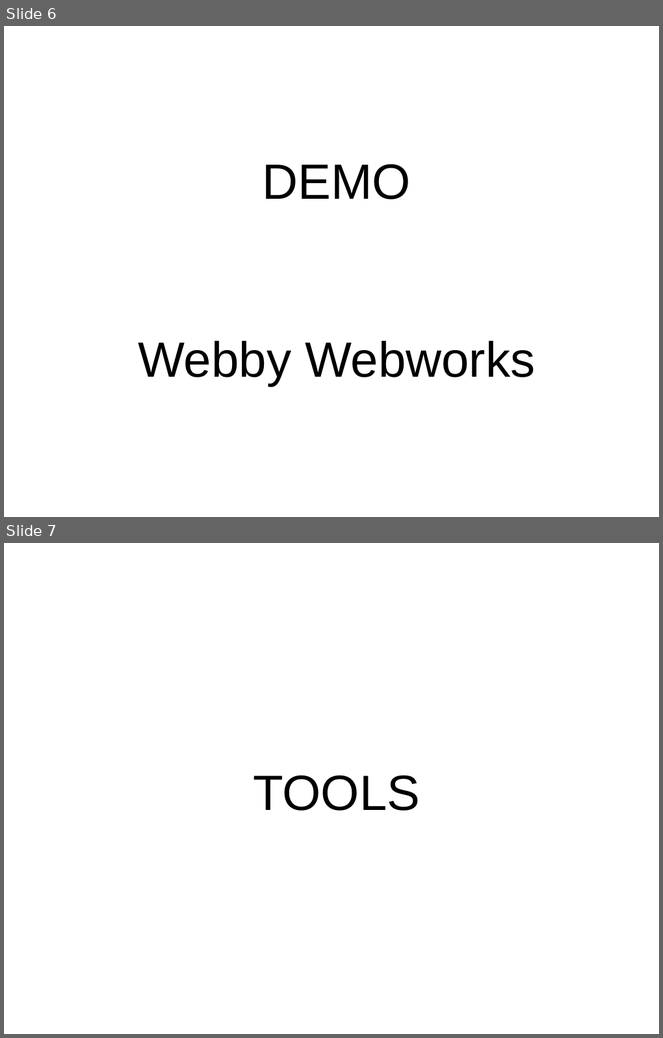
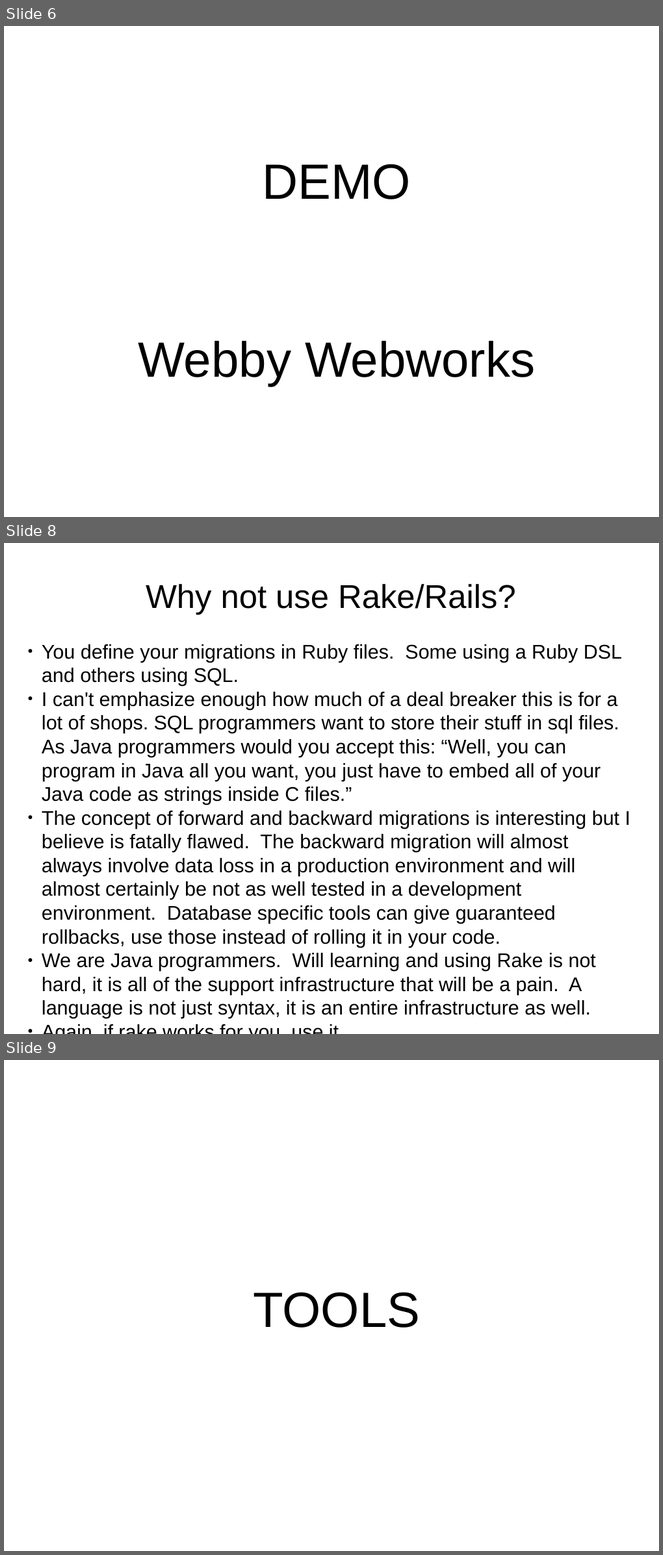
Before and after one commit to dwclark/flyway-dsl-demo, a slide deck: flyway-presentation.odp. Shown one above the other, each under a label of ours: slides 6 and 7 before the commit, slides 6, 8 and 9 after it; the slides between them are not shown. The pictures are 663x1038 and 663x1555 pixels, drawn with LibreOffice and Linux fonts; fonts in the diff are those of the drawing. Boxes give left, top, right and bottom in pixels: in the first picture for what was removed or moved away, otherwise in the second. Text is boxed around its words. In the diff, an @@ line names an element or a change of style, - is before the commit and + after.

Commit message:
Moved migration files to new location. Updated presentation.

```diff
--- a/flyway-presentation.odp
+++ b/flyway-presentation.odp
@@ slide 8 added at (4, 543, 659, 1034), background #FFFFFF @@
@@ text added at (42, 584, 631, 1019), 24 pt, text #000000 @@
+Why not use Rake/Rails?
+● You define your migrations in Ruby files. Some using a Ruby DSL and others using SQL.
+● I can't emphasize enough how much of a deal breaker this is for a lot of shops. SQL programmers want to store their stuff in sql files. As Java programmers would you accept this: “Well, you can program in Java all you want, you just have to embed all of your Java code as strings inside C files.”
+● The concept of forward and backward migrations is interesting but I believe is fatally flawed. The backward migration will almost always involve data loss in a production environment and will almost certainly be not as well tested in a development environment. Database specific tools can give guaranteed rollbacks, use those instead of rolling it in your code.
+● We are Java programmers. Will learning and using Rake is not hard, it is all of the support infrastructure that will be a pain. A language is not just syntax, it is an entire infrastructure as well.
+● Again, if rake works for you, use it.
@@ what was slide 7 is now slide 9 @@
```
Also in this commit, not shown: 1 other slide added, 5 other files.
